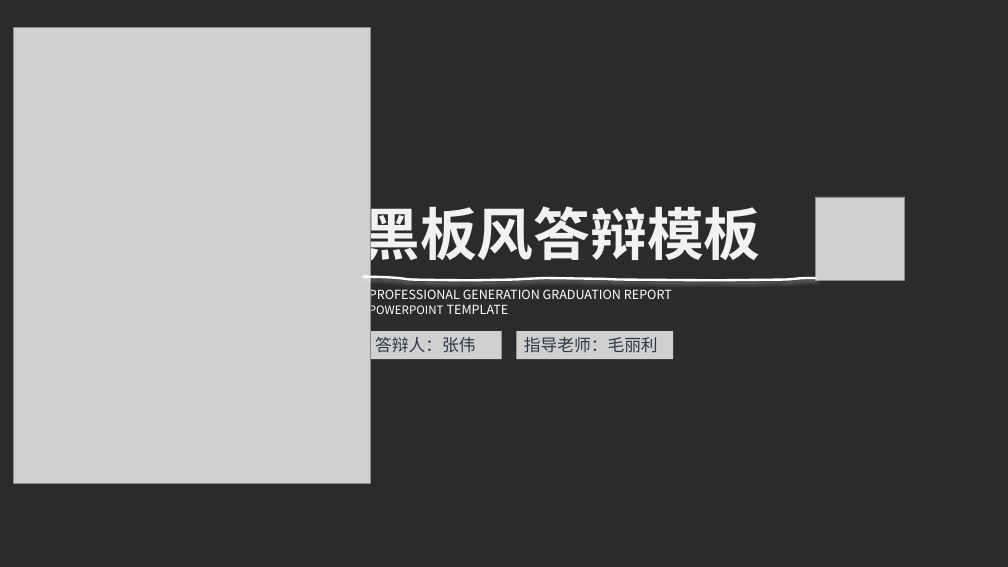
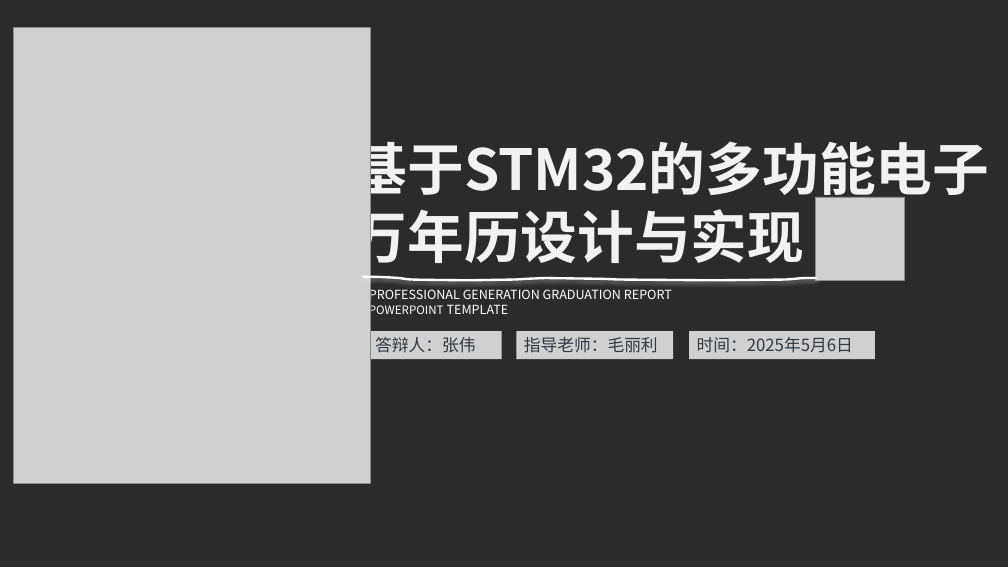
Before and after one commit to zjermery/MulFuncPerCalendar, a slide deck: slide 1 of Dods/论文/毕业论文答辩模板 (5).pptx. Drawn at 1008x567 pixels with LibreOffice and Linux fonts; fonts in the diff are those of the drawing; grey boxes stand for pictures; background and template pictures are left out; a plain dark background stands for a picture behind light text. Boxes give left, top, right and bottom in pixels: in the first picture for what was removed or moved away, otherwise in the second. Text is boxed around its words. In the diff, an @@ line names an element or a change of style, - is before the commit and + after.

```diff
--- a/Dods/论文/毕业论文答辩模板 (5).pptx
+++ b/Dods/论文/毕业论文答辩模板 (5).pptx
@@ text at [351,133,989,205]: text changed @@
-黑板风答辩模板
+基于STM32的多功能电子万年历设计与实现
@@ picture added at [690,331,876,359], 16 pt, text #303842 @@
+时间：2025年5月6日
```
Also in this commit, not shown: 9 other slides changed, 2 other files.
